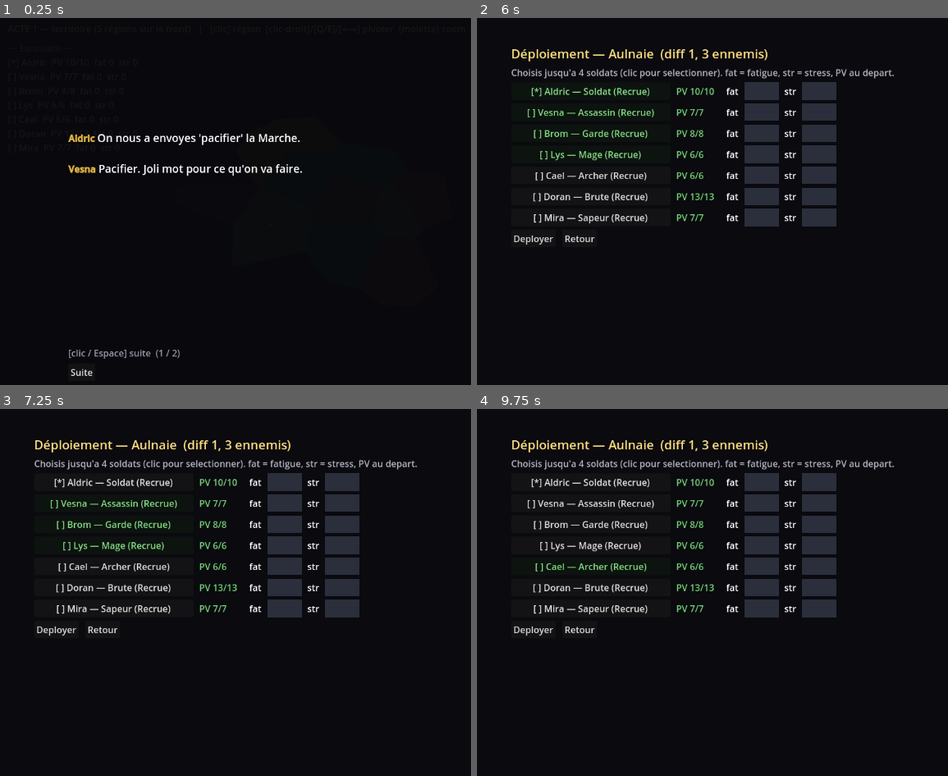
Above: before the commit, frames 1-4 (two rows, left to right).
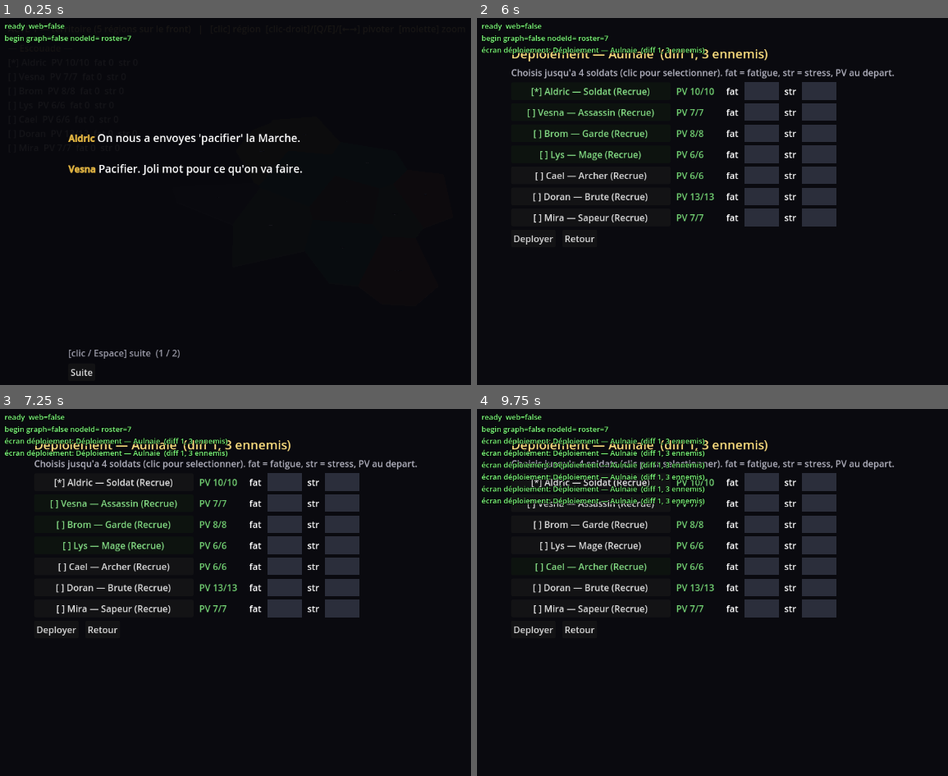
Above: after the commit, the same moments.

Repository: florentmathieu/game
Game: Godot game, scene res://scenes/Game.tscn
The game is run twice, just before and just after one commit, with the same random seed, the same clock (stepped at 60 frames per second) and the same inputs.
Inputs (mouse positions are in pixels of both pictures, inside the frame that each line leads up to):
- Up to frame 1 (0.25 s): no input
- Up to frame 2 (6 s): click "Suite" at 0.5 s; tap Enter at 1.25, 2.75, 4.25 s; move the mouse to (outside the picture) at 1.27 s; hold Right 1.28-2 s; hold Q 1.28-2 s; click (outside the picture) at 1.42 s; tap Space at 1.52, 2, 3.5, 4.52, 5.75 s; drag from (674, 219) to (773, 274) at 2.02 s; move the mouse to (872, 120) at 2.77 s; hold Right 2.78-3.5 s; hold Q 2.78-3.5 s; drag from (773, 274) to (608, 146) at 3.52 s; move the mouse to (outside the picture) at 4.27 s; hold Left 4.28-5 s; hold Q 4.28-5 s; drag from (608, 146) to (707, 109) at 5.02 s; move the mouse to (839, 201) at 5.77 s; hold Left from 5.78 s (still down); hold Q from 5.78 s (still down); click (839, 201) at 5.92 s
- Up to frame 3 (7.25 s): release Left at 6.5 s; release Q at 6.5 s; click "[*] Aldric — Soldat (Recrue)" at 6.5 s
- Up to frame 4 (9.75 s): click "[ ] Vesna — Assassin (Recrue)" at 7.25 s; click "[ ] Brom — Garde (Recrue)" at 8 s; click "[ ] Lys — Mage (Recrue)" at 8.75 s; click "[ ] Cael — Archer (Recrue)" at 9.5 s

The runs differ from the first frame. In frame 1, 0.3% of the frame differs, in the area x 1-28%, y 1-7%; in frame 2, 0.8%; in frame 3, 1.2%; in frame 4, 3.0%, in the area x 0-49%, y 1-27%.

Commit message:
Port Godot : overlay de diagnostic à l'écran (campagne/mission)
Affiche en haut à gauche les étapes de chargement : web, fetch campaign.json
(code/octets/applied), begin (graphe/nodeId/roster), chaque nœud joué, l'écran
de déploiement, le lancement du combat et les dimensions du maillage. Permet
de localiser précisément où ça bloque chez l'utilisateur via une capture.

Co-Authored-By: Claude Opus 4.8 <noreply@anthropic.com>
Claude-Session: https://claude.ai/code/session_011W5fGsCJX3Rz6FN17p17HS

Diff:
--- a/godot-port/scripts/Game.gd
+++ b/godot-port/scripts/Game.gd
@@ -15,11 +15,25 @@
 var _ci: CanvasLayer
 
 var _started := false
+var _dbg_label: Label = null
+var _dbg_lines: Array = []
+func _dbg(msg: String) -> void:
+	print("[DIAG] ", msg)
+	_dbg_lines.append(msg)
+	if _dbg_lines.size() > 16: _dbg_lines.pop_front()
+	if _dbg_label != null: _dbg_label.text = "\n".join(_dbg_lines)
+
 func _ready() -> void:
 	randomize()
-	_ci = CanvasLayer.new(); add_child(_ci)
+	_ci = CanvasLayer.new(); _ci.layer = 50; add_child(_ci)
+	_dbg_label = Label.new(); _dbg_label.position = Vector2(8, 8)
+	_dbg_label.add_theme_font_size_override("font_size", 13)
+	_dbg_label.add_theme_color_override("font_color", Color(0.5, 1.0, 0.5))
+	_dbg_label.add_theme_color_override("font_outline_color", Color(0, 0, 0))
+	_dbg_label.add_theme_constant_override("outline_size", 4); _ci.add_child(_dbg_label)
 	banner = Label.new(); banner.position = Vector2(14, 720 - 34)
 	banner.add_theme_color_override("font_color", Color(0.85, 0.8, 0.7)); _ci.add_child(banner)
+	_dbg("ready  web=%s" % OS.has_feature("web"))
 	Run.load_game()        # progression existante (peut être remplacée si la campagne éditeur a changé)
 	if OS.has_feature("web"):
 		_fetch_campaign()  # campagne publiée par l'éditeur HTML (toujours prioritaire)
@@ -36,16 +50,19 @@
 	var base = JavaScriptBridge.eval("window.location.href.replace(/[#?].*$/,'').replace(/[^/]*$/,'')", true)
 	if typeof(base) == TYPE_STRING and String(base).begins_with("http"): url = String(base) + "campaign.json"
 	url += "?_=" + str(Time.get_ticks_msec())
-	if http.request(url) != OK: _begin(); return
+	_dbg("fetch " + url.substr(0, 60))
+	if http.request(url) != OK: _dbg("request() KO"); _begin(); return
 	get_tree().create_timer(8.0).timeout.connect(_begin)
 
 func _on_campaign_fetched(_result, code, _headers, body: PackedByteArray) -> void:
+	var applied := false
 	if code == 200:
 		var data = JSON.parse_string(body.get_string_from_utf8())
 		if typeof(data) == TYPE_DICTIONARY and data.has("roster"):
 			var sig: String = Run.campaign_sig(data)
 			if Run.camp.is_empty() or String(Run.camp.get("defSig", "")) != sig:
-				Run.apply_campaign(data, sig)   # campagne éditeur nouvelle/à jour → on repart d'elle
+				Run.apply_campaign(data, sig); applied = true   # campagne éditeur nouvelle/à jour
+	_dbg("fetched result=%s code=%s octets=%d applied=%s" % [_result, code, body.size(), applied])
 	_begin()
 
 func _begin() -> void:
@@ -53,6 +70,7 @@
 	_started = true
 	if Run.camp.is_empty():
 		if not Run.load_campaign_file("res://campaigns/marche.json"): Run.new_campaign()
+	_dbg("begin graph=%s nodeId=%s roster=%d" % [Run.has_graph(), Run.camp.get("nodeId", "?"), (Run.camp.get("roster", []) as Array).size()])
 	if Run.has_graph():
 		_run_node(String(Run.camp.get("nodeId", Run.camp.get("graphStart", ""))))   # campagne à graphe (éditeur)
 	else:
@@ -172,6 +190,7 @@
 	bg.add_child(fg); return bg
 
 func _show_squad_select() -> void:
+	_dbg("écran déploiement: %s" % _sel_title)
 	_sel_layer = CanvasLayer.new(); _sel_layer.layer = 20; add_child(_sel_layer)
 	var panel := Control.new(); panel.set_anchors_preset(Control.PRESET_FULL_RECT); _sel_layer.add_child(panel)
 	var dim := ColorRect.new(); dim.color = Color(0.04, 0.04, 0.06, 1.0); dim.set_anchors_preset(Control.PRESET_FULL_RECT)
@@ -242,7 +261,8 @@
 
 func _run_node(id: String) -> void:
 	var n: Dictionary = Run.node_by_id(id)
-	if n.is_empty(): return _campaign_end("Campagne terminée.")
+	if n.is_empty(): _dbg("node '%s' VIDE -> fin" % id); return _campaign_end("Campagne terminée.")
+	_dbg("node '%s' type=%s" % [id, n.get("type", "text")])
 	Run.camp.nodeId = id
 	if n.has("mortal"): Run.apply_mortal(_as_list(n.mortal))     # « son rôle est fait »
 	if n.has("recruit"): Run.apply_recruit(n.recruit)            # renforts
@@ -289,6 +309,7 @@
 		"objective":"eliminate", "name":String(n.get("mission", "Mission")), "forge":false, "boss":false,
 		"intro":String(n.get("intro", "")), "outro":String(n.get("outro", ""))}
 	if typeof(mp) == TYPE_DICTIONARY and not mp.is_empty(): Run.mission["map"] = mp
+	_dbg("mission '%s' map=%s cells=%d" % [n.get("mission", "?"), Run.mission.has("map"), (mp.get("cells", []) as Array).size() if typeof(mp) == TYPE_DICTIONARY else -1])
 	_sel_title = "Déploiement — " + String(n.get("mission", "Mission"))
 	_sel_confirm = _confirm_node
 	var self_id := String(n.get("id", ""))
@@ -303,8 +324,13 @@
 	else: _launch_graph_battle()
 
 func _launch_graph_battle() -> void:
+	_dbg("launch battle…")
 	battle = BattleScene.instantiate(); add_child(battle)
 	battle.mission_ended.connect(_on_graph_mission_end)
+	await get_tree().process_frame
+	var m = battle.get("mesh")
+	if m != null: _dbg("battle mesh W=%s H=%s cells=%s units=%s" % [m.W, m.H, (m.cells as Array).size(), (battle.units as Array).size()])
+	else: _dbg("battle mesh = NULL")
 
 func _on_graph_mission_end(win: bool) -> void:
 	var report: Dictionary = battle.build_report() if battle != null else {}
Not shown, added: docs/godot/index.540496eeea.audio.worklet.js
Not shown, added: docs/godot/index.540496eeea.js
Not shown, added: docs/godot/index.540496eeea.pck
Not shown, added: docs/godot/index.540496eeea.wasm
Not shown, removed: docs/godot/index.691ca8e2c6.pck
Not shown, changed: docs/godot/index.html
